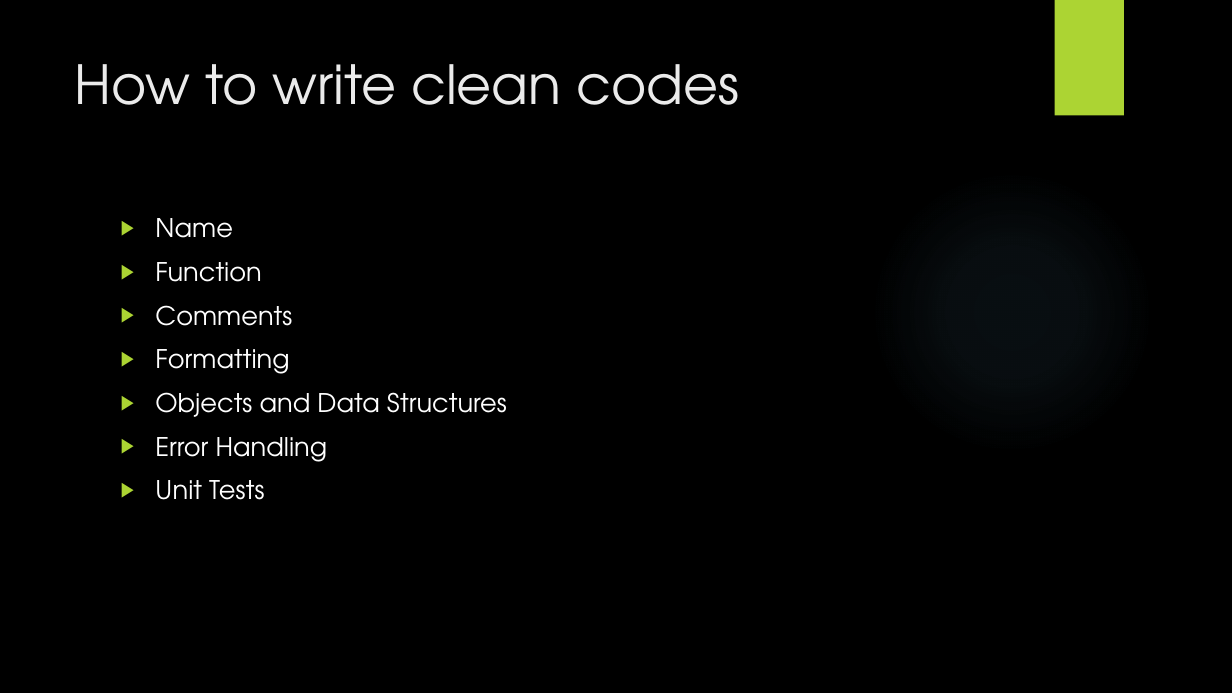
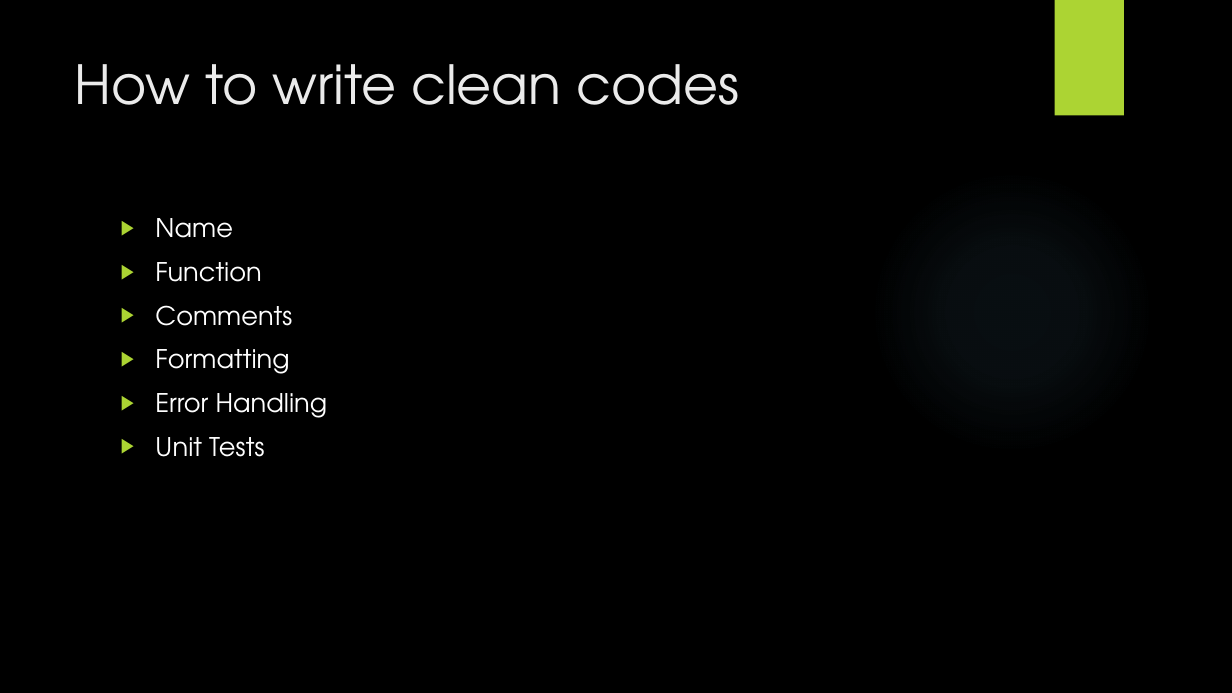
Before and after one commit to wanglifeng/PPT, a slide deck: slide 8 of Clean Code.pptx. Drawn at 1232x693 pixels with LibreOffice and Linux fonts; fonts in the diff are those of the drawing; background and template pictures are left out. Boxes give left, top, right and bottom in pixels: in the first picture for what was removed or moved away, otherwise in the second. Text is boxed around its words. In the diff, an @@ line names an element or a change of style, - is before the commit and + after.

```diff
--- a/Clean Code.pptx
+++ b/Clean Code.pptx
@@ text at (155,392,507,417): paragraph removed @@
-▶ Objects and Data Structures
```
Also in this commit, not shown: 3 other slides changed, 13 slides added.
